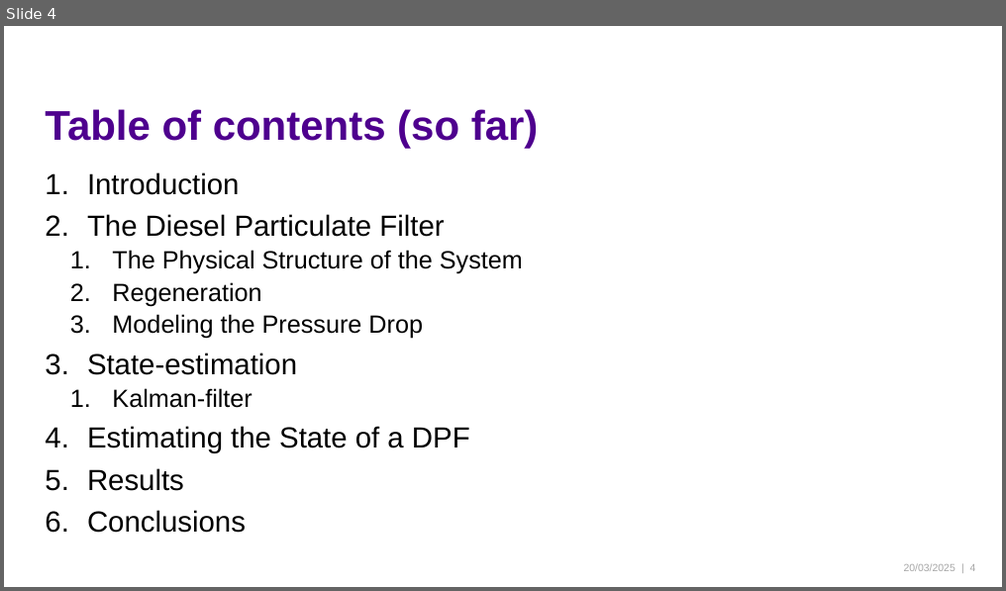
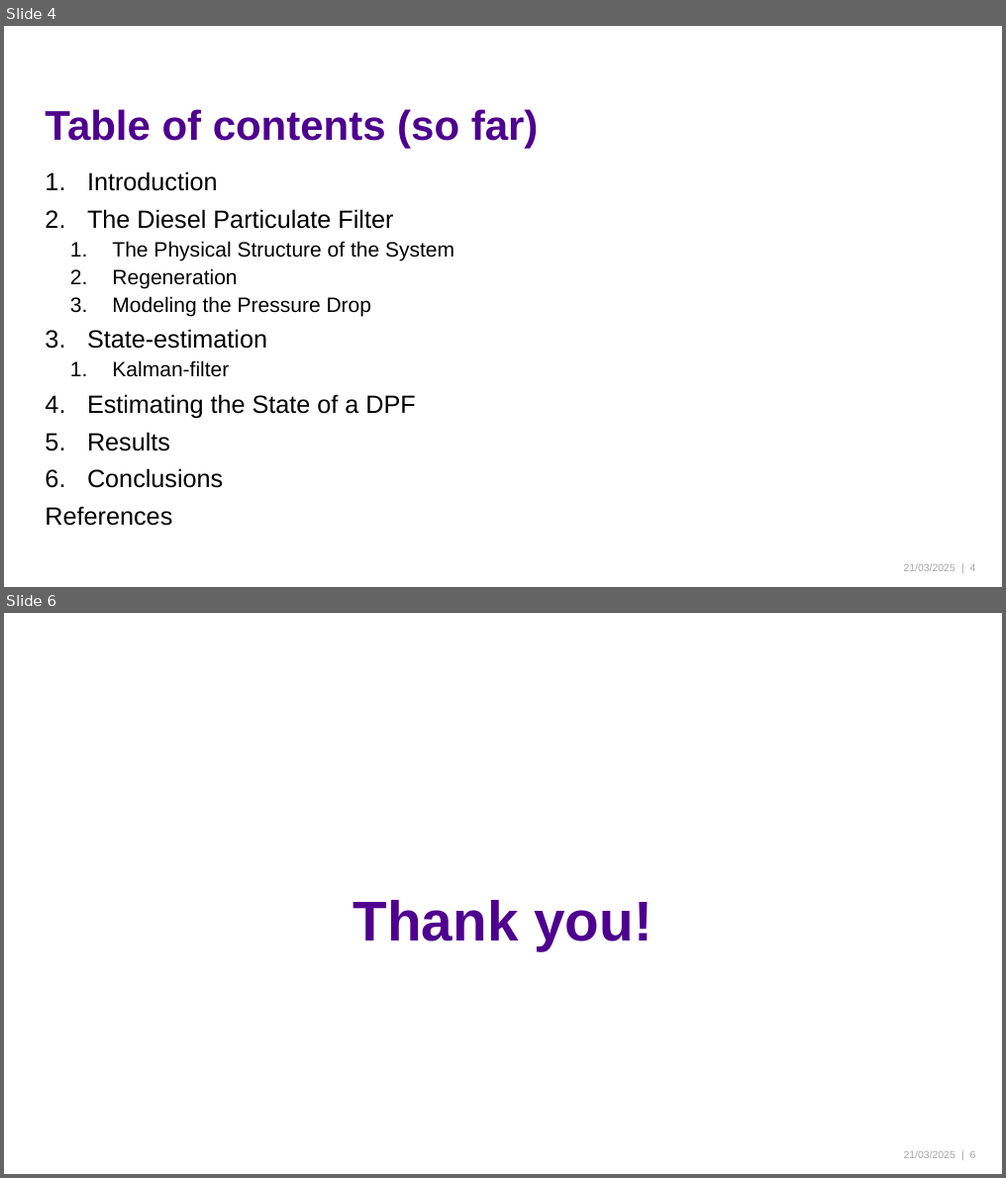
Before and after one commit to sheriffraato/diplomityo, a slide deck: Introduction21032025.pptx. Shown one above the other, each under a label of ours: slide 4 before the commit, slides 4 and 6 after it; the slides between them are not shown. The pictures are 1006x591 and 1006x1178 pixels, drawn with LibreOffice and Linux fonts; fonts in the diff are those of the drawing; background and template pictures are left out. Boxes give left, top, right and bottom in pixels: in the first picture for what was removed or moved away, otherwise in the second. Text is boxed around its words. In the diff, an @@ line names an element or a change of style, - is before the commit and + after.

Commit message:
more introduction

```diff
--- a/Introduction21032025.pptx
+++ b/Introduction21032025.pptx
@@ slide 6 added at [4,613,1002,1174], background #FFFFFF @@
@@ title added at [353,900,652,951], 54 pt, text #4E008E, bold @@
+Thank you!
@@ text added at [904,1151,955,1158], 10 pt, text #A6A6A6 @@
+21/03/2025
@@ page number added at [970,1152,976,1158], 10 pt, text #A6A6A6 @@
+| 6
@@ slide 4 changed as well @@
@@ text at [87,172,454,488]: size 28 to 24 pt in "Introduction", "The Diesel Particulate Filter", "State-estimation", "Estimating the State of a DPF" and 2 more places; size 24 to 20 pt in "The Physical Structure of the System", "Regeneration", "Modeling the Pressure Drop", "Kalman-filter" @@
@@ text at [45,506,172,526]: paragraph added @@
+References
@@ text at [904,564,955,571]: text changed @@
-20/03/2025
+21/03/2025
```
Also in this commit, not shown: 3 other slides changed, 1 other slide added, 5 other files.
